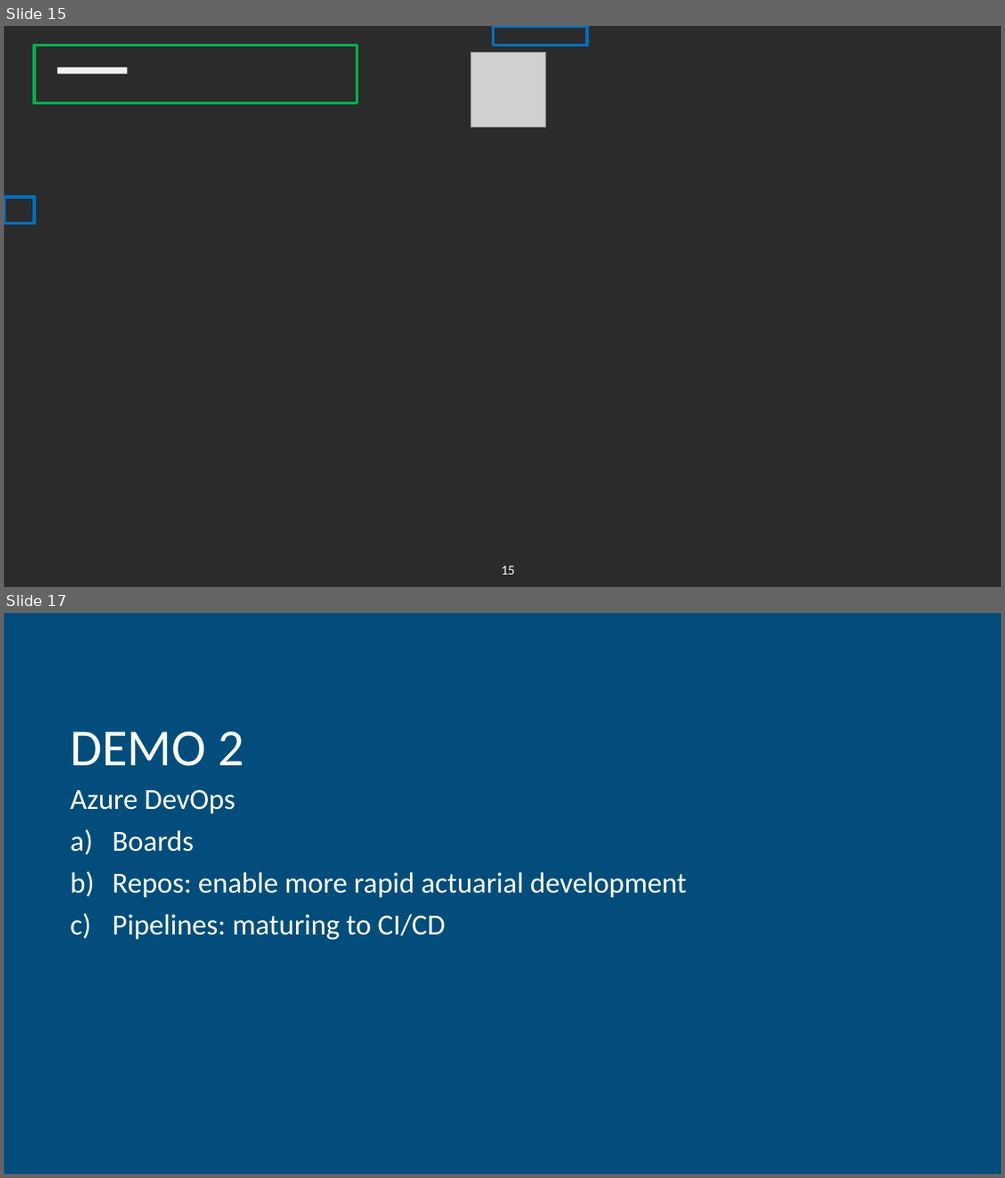
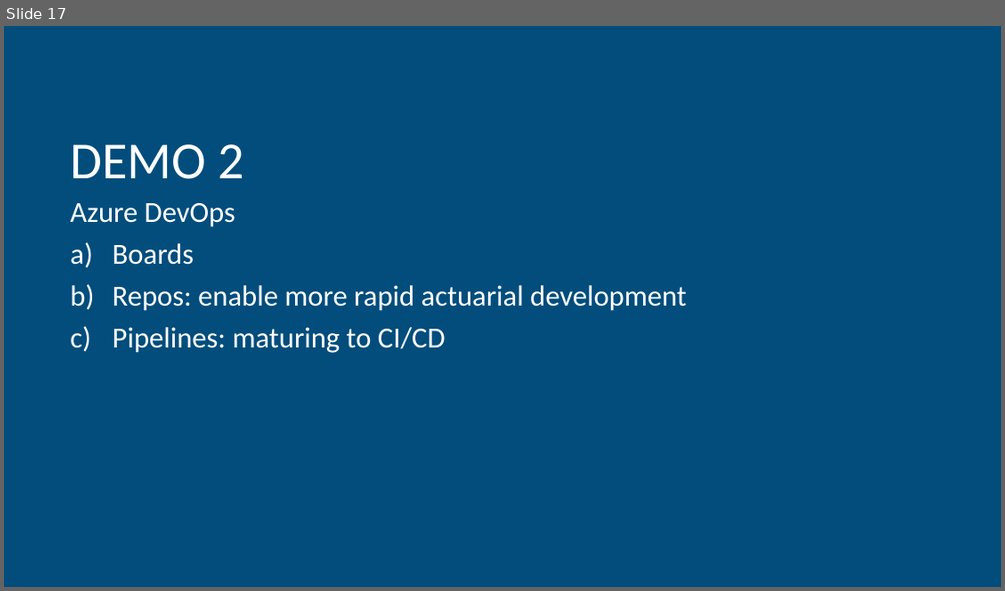
Before and after one commit to hfleitas/AzureSynapseForActuaries, a slide deck: Brent-Hiram-BackToBasicsAnalyticsForActuaries_format.pptx. Shown one above the other, each under a label of ours: slides 15 and 17 before the commit, slide 17 after it; the slides between them are not shown. The pictures are 1005x1178 and 1005x591 pixels, drawn with LibreOffice and Linux fonts; fonts in the diff are those of the drawing; grey boxes stand for pictures; background and template pictures are left out; a plain dark background stands for a picture behind light text. Boxes give left, top, right and bottom in pixels: in the first picture for what was removed or moved away, otherwise in the second. Text is boxed around its words. In the diff, an @@ line names an element or a change of style, - is before the commit and + after.

```diff
--- a/Brent-Hiram-BackToBasicsAnalyticsForActuaries_format.pptx
+++ b/Brent-Hiram-BackToBasicsAnalyticsForActuaries_format.pptx
@@ slide 15 removed at bbox=[4, 26, 1001, 587], background picture (left out) @@
@@ rectangle removed at bbox=[34, 46, 357, 103] @@
@@ picture removed at bbox=[470, 52, 545, 127] @@
@@ rectangle removed at bbox=[493, 26, 587, 46] @@
@@ rectangle removed at bbox=[57, 67, 128, 74] @@
@@ rectangle removed at bbox=[4, 197, 34, 223] @@
@@ page number removed at bbox=[502, 565, 515, 574] @@
-15
```
Also in this commit, not shown: 3 slides changed, 5 slides added.
